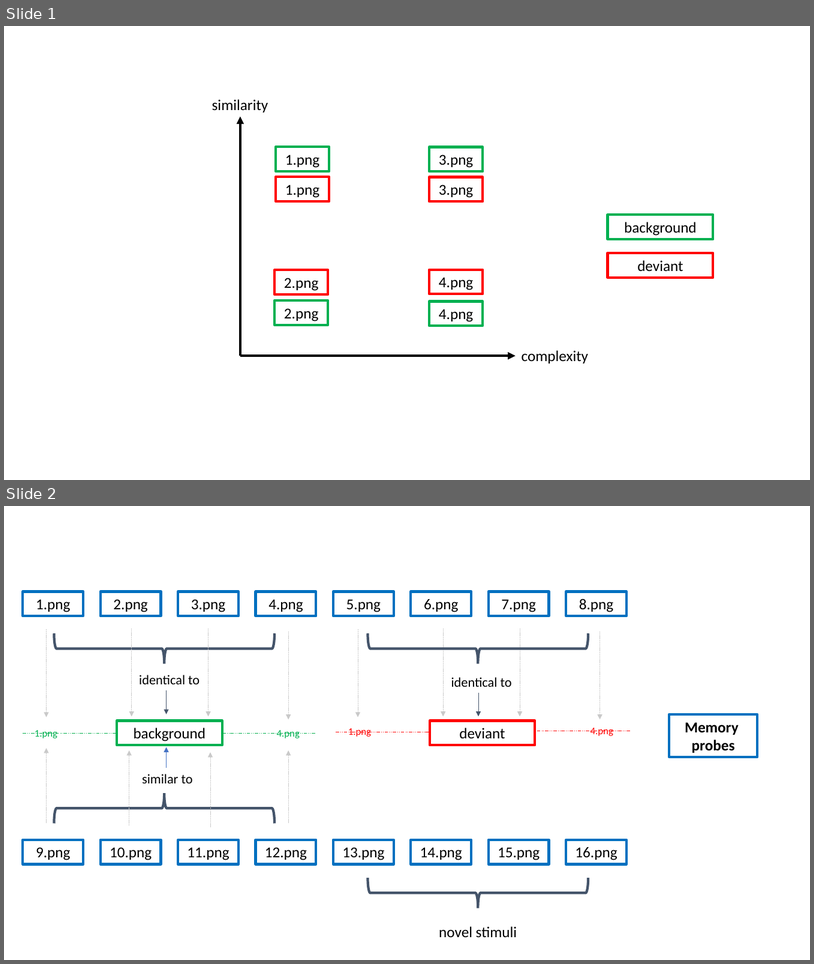
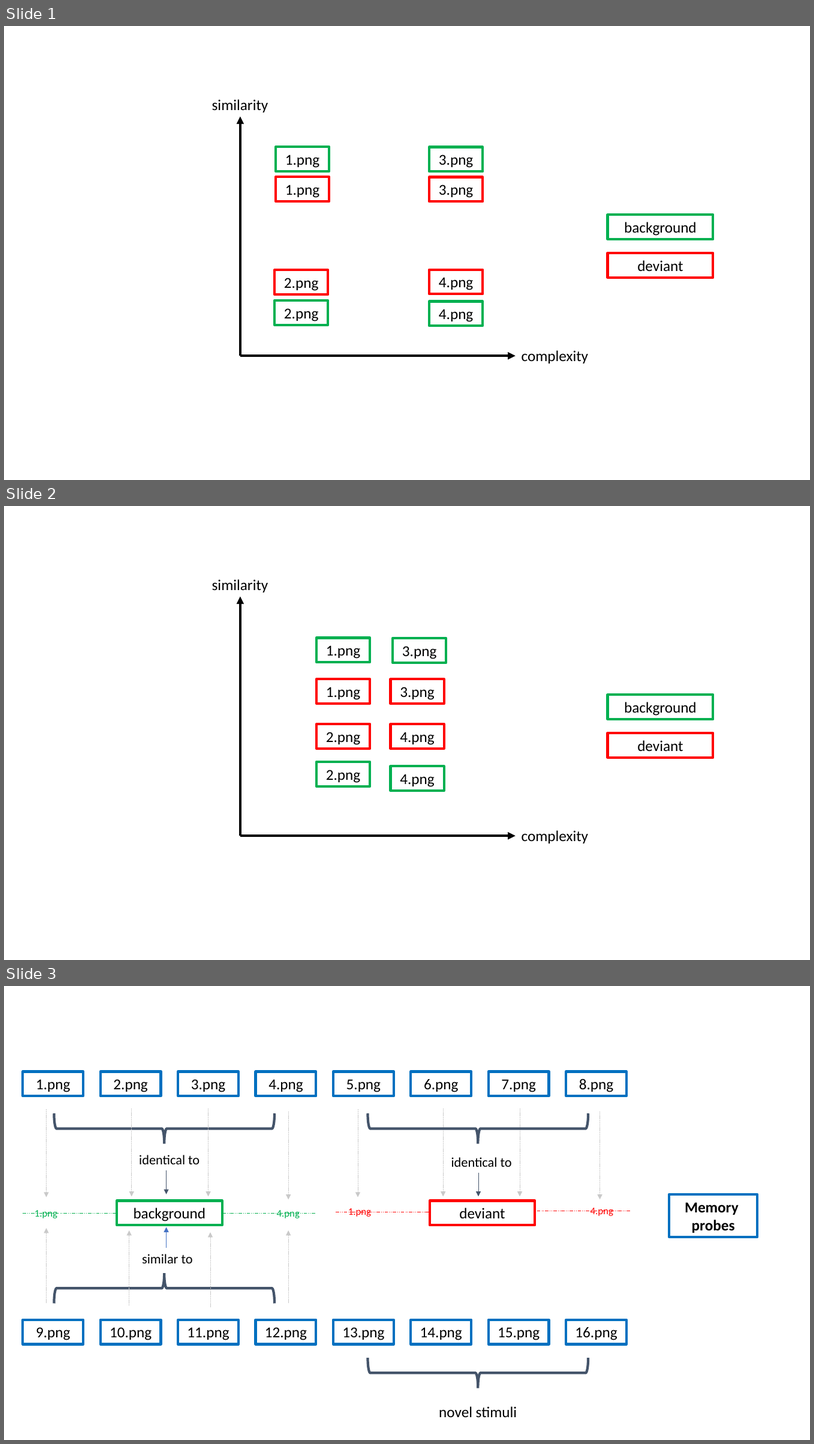
Before and after one commit to anjiecao/looking_time, a slide deck: images/readme/readme_plots.pptx. Shown one above the other, each under a label of ours: slides 1 and 2 before the commit, slides 1, 2 and 3 after it. The pictures are 814x964 and 814x1444 pixels, drawn with LibreOffice and Linux fonts; fonts in the diff are those of the drawing. Boxes give left, top, right and bottom in pixels: in the first picture for what was removed or moved away, otherwise in the second. Text is boxed around its words. In the diff, an @@ line names an element or a change of style, - is before the commit and + after.

Commit message:
minor slide change for image

```diff
--- a/images/readme/readme_plots.pptx
+++ b/images/readme/readme_plots.pptx
@@ slide 2 added at [4,506,810,960], background #FFFFFF @@
@@ text added at [212,579,269,592], 18 pt, text #000000 @@
+similarity
@@ arrow added from (240, 835) to (240, 596), #000000 3 pt @@
@@ rectangle added at [317,638,371,662], outline #00B050 3 pt, 18 pt, text #000000 @@
+1.png
@@ rectangle added at [393,639,447,663], outline #00B050 3 pt, 18 pt, text #000000 @@
+3.png
@@ rectangle added at [317,679,371,703], outline #FF0000 3 pt, 18 pt, text #000000 @@
+1.png
@@ rectangle added at [390,679,444,703], outline #FF0000 3 pt, 18 pt, text #000000 @@
+3.png
@@ rectangle added at [608,695,714,719], outline #00B050 3 pt, 18 pt, text #000000 @@
+background
@@ rectangle added at [317,724,371,748], outline #FF0000 3 pt, 18 pt, text #000000 @@
+2.png
@@ rectangle added at [390,724,444,748], outline #FF0000 3 pt, 18 pt, text #000000 @@
+4.png
@@ rectangle added at [608,733,714,757], outline #FF0000 3 pt, 18 pt, text #000000 @@
+deviant
@@ rectangle added at [317,762,371,786], outline #00B050 3 pt, 18 pt, text #000000 @@
+2.png
@@ rectangle added at [390,766,444,790], outline #00B050 3 pt, 18 pt, text #000000 @@
+4.png
@@ arrow added from (240, 835) to (516, 835), #000000 3 pt @@
@@ text added at [522,830,588,843], 18 pt, text #000000 @@
+complexity
@@ what was slide 2 is now slide 3 @@
```
Also in this commit, not shown: 1 other file.
